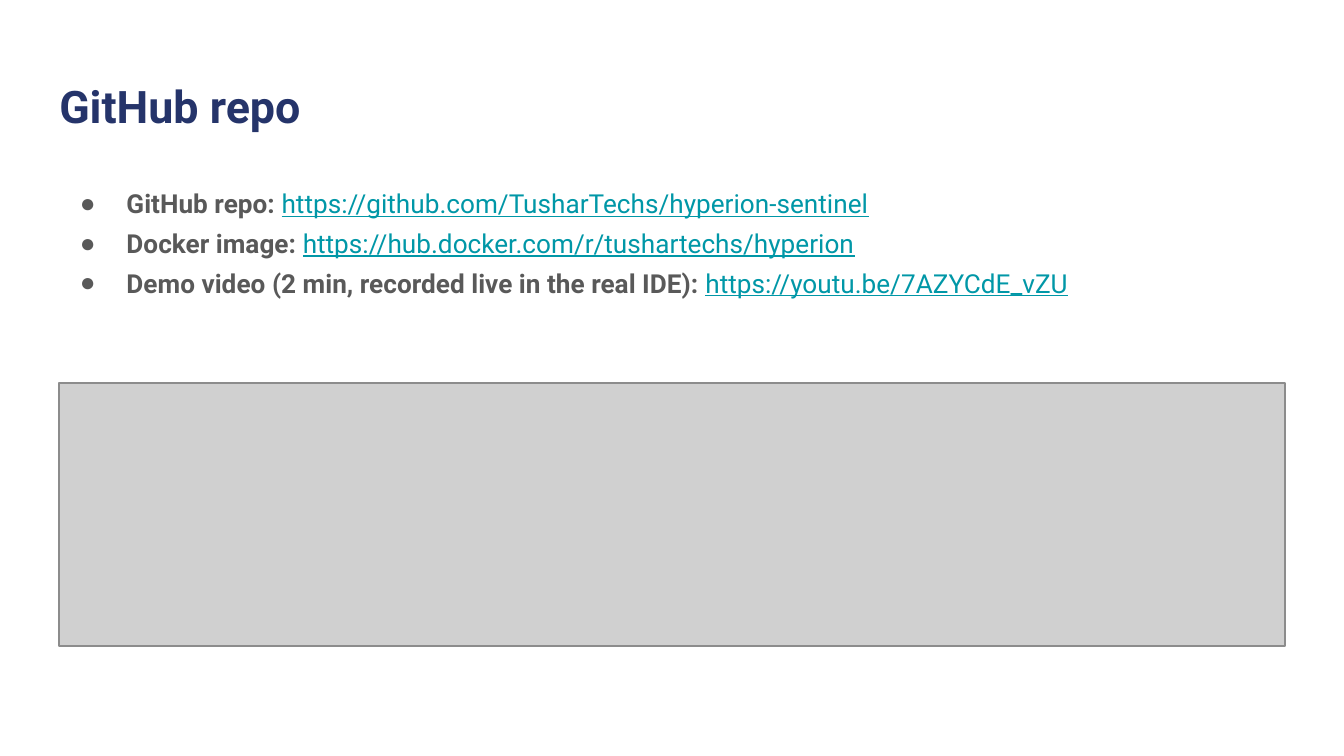
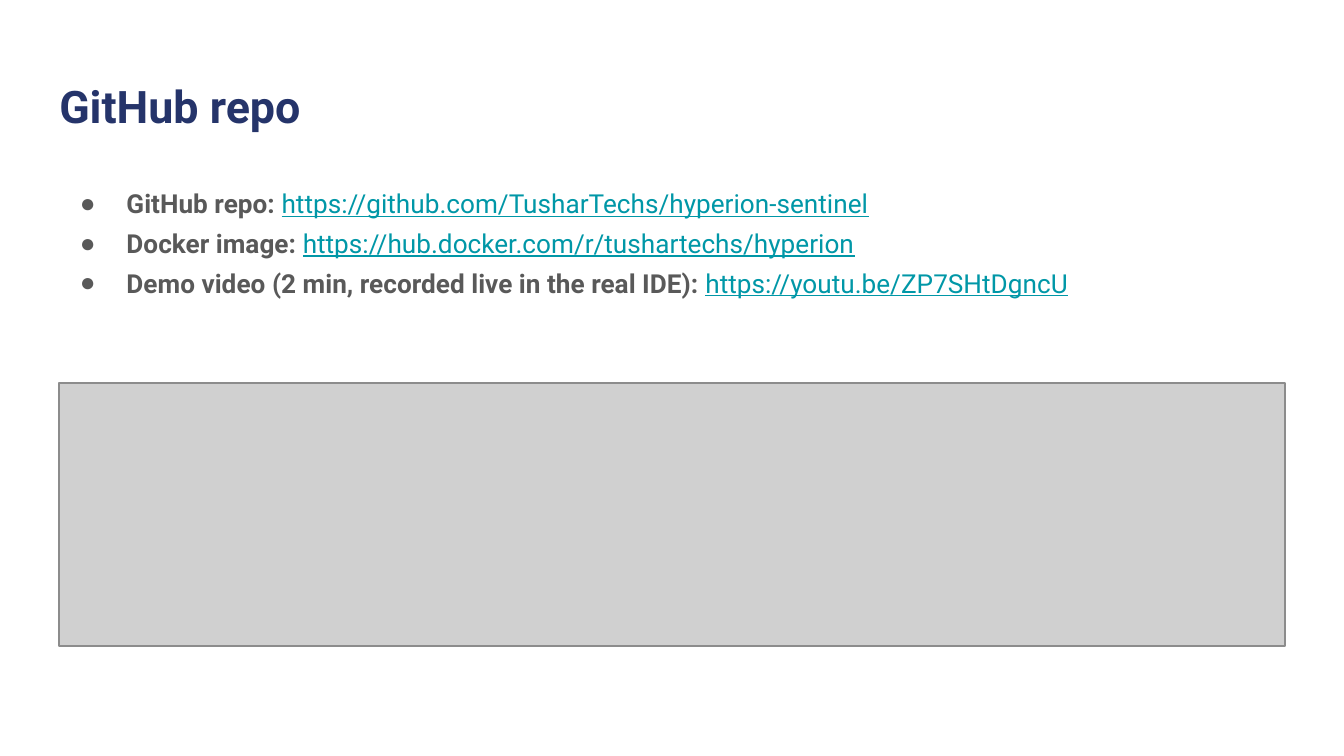
Before and after one commit to TusharTechs/hyperion-sentinel, a slide deck: slide 2 of docs/VelesHack_HyperionSentinel_Submission.pptx. Drawn at 1344x756 pixels with LibreOffice and Linux fonts; fonts in the diff are those of the drawing; grey boxes stand for pictures; background and template pictures are left out. Boxes give left, top, right and bottom in pixels: in the first picture for what was removed or moved away, otherwise in the second. Text is boxed around its words. In the diff, an @@ line names an element or a change of style, - is before the commit and + after.

Commit message:
Point README, Taikai text and submission deck (link + QR) at the new demo video

```diff
--- a/docs/VelesHack_HyperionSentinel_Submission.pptx
+++ b/docs/VelesHack_HyperionSentinel_Submission.pptx
@@ text at box(126, 272, 1067, 299): text changed @@
-● Demo video (2 min, recorded live in the real IDE): https://youtu.be/7AZYCdE_vZU
+● Demo video (2 min, recorded live in the real IDE): https://youtu.be/ZP7SHtDgncU
```
Also in this commit, not shown: 5 other files.
